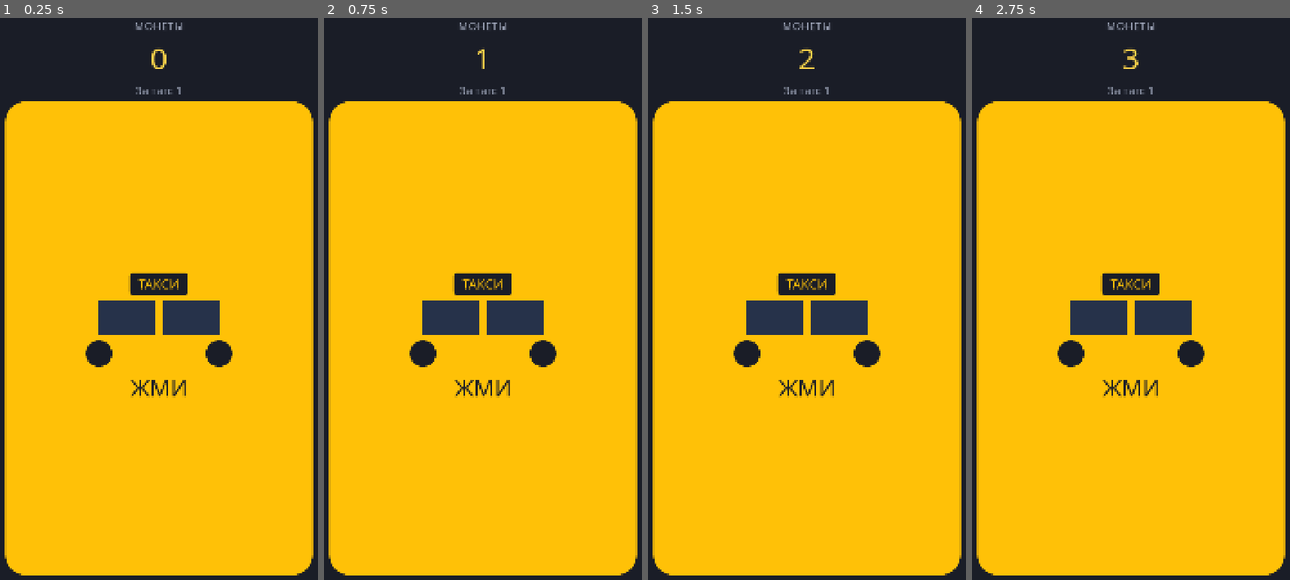
Above: before the commit, frames 1-4 (left to right).
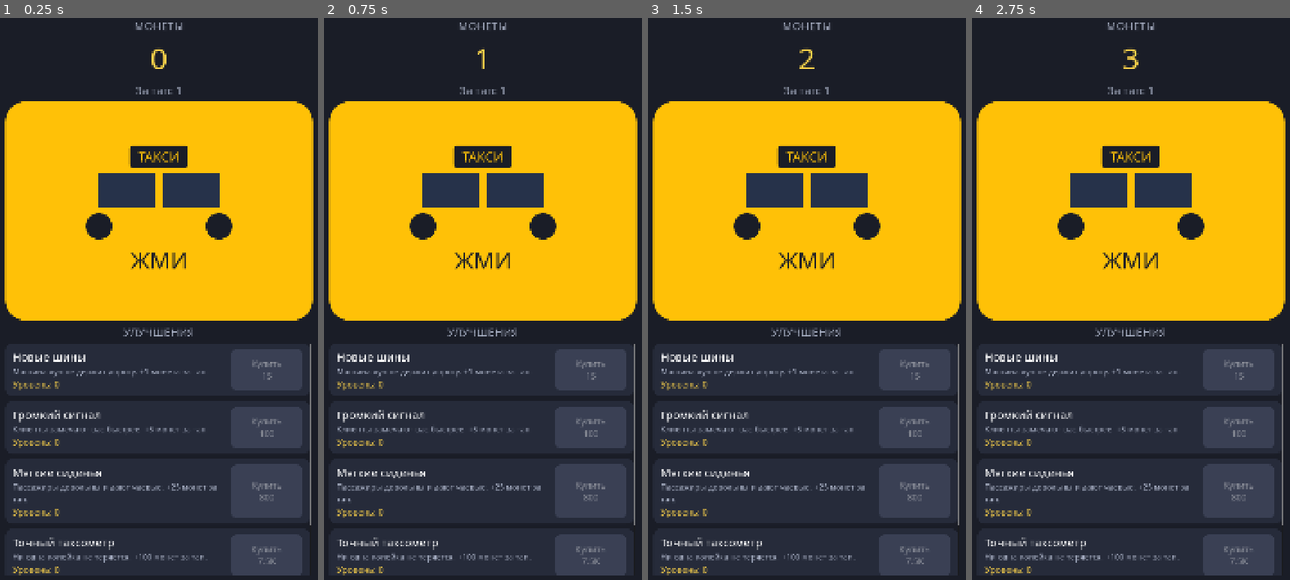
Above: after the commit, the same moments.

Repository: bogdan22807/play1
Game: Godot game, scene res://scenes/main.tscn
Two runs of this game, one before a commit and one after it. Both use one fixed random seed, a clock stepped at 60 frames per second and the inputs below.
Inputs (mouse positions are in pixels of both pictures, inside the frame that each line leads up to; where the layout moved, square brackets give the same spot in the first picture):
- Up to frame 1 (0.25 s): no input
- Up to frame 2 (0.75 s): click (483, 209) [483, 338] at 0.5 s
- Up to frame 3 (1.5 s): click (807, 209) [807, 338] at 1.25 s
- Up to frame 4 (2.75 s): click (1131, 209) [1131, 338] at 2 s

The runs differ from the first frame. In frame 1, 49% of the frame differs, in the area x 1-99%, y 22-100%; in frame 2, 49%; in frame 3, 49%; in frame 4, 49%.

Commit message:
Прокачка тапа: улучшения из JSON с растущей ценой.
Кнопка покупки показывает цену и не нажимается, если монет не хватает. Каждый уровень дороже предыдущего в 1.15 раза.

Co-authored-by: bogdan22807 <bogdan22807@users.noreply.github.com>

Diff:
--- a/autoload/game_state.gd
+++ b/autoload/game_state.gd
@@ -6,17 +6,26 @@
 signal coins_changed(coins: float)
 ## Сколько монет даёт один тап.
 signal tap_power_changed(power: float)
+## Купили улучшение или изменился его уровень.
+signal upgrades_changed
 
 ## Сколько монет даёт тап без улучшений.
 const BASE_TAP_POWER: float = 1.0
+const UPGRADES_PATH := "res://data/upgrades.json"
 
 ## Текущие монеты игрока.
 var coins: float = 0.0
 
+var _upgrade_defs: Array = []
+## id улучшения -> сколько раз его купили.
+var _upgrade_levels: Dictionary = {}
+
 
 func _ready() -> void:
+	_upgrade_defs = _read_json_array(UPGRADES_PATH)
 	coins_changed.emit(coins)
 	tap_power_changed.emit(get_tap_power())
+	upgrades_changed.emit()
 
 
 ## Игрок нажал на такси. Возвращает, сколько монет добавилось.
@@ -27,9 +36,88 @@
 	return gained
 
 
-## Сила одного тапа. Пока это просто базовая единица, улучшения появятся позже.
+## Сила одного тапа: база плюс бонус каждого купленного уровня.
 func get_tap_power() -> float:
-	return BASE_TAP_POWER
+	var power: float = BASE_TAP_POWER
+	for raw: Variant in _upgrade_defs:
+		if typeof(raw) != TYPE_DICTIONARY:
+			continue
+		var info: Dictionary = raw
+		var upgrade_id: String = str(info.get("id", ""))
+		var bonus: float = float(info.get("tap_bonus", 0))
+		power += bonus * float(get_upgrade_level(upgrade_id))
+	return power
+
+
+## Список улучшений из data/upgrades.json. Экран только читает его.
+func get_upgrades() -> Array:
+	return _upgrade_defs
+
+
+func get_upgrade_level(upgrade_id: String) -> int:
+	return int(_upgrade_levels.get(upgrade_id, 0))
+
+
+## Цена следующего уровня. Каждый уровень дороже предыдущего примерно в 1.15 раза.
+func get_upgrade_cost(upgrade_id: String) -> float:
+	var info: Dictionary = _find_def(_upgrade_defs, upgrade_id)
+	if info.is_empty():
+		return 0.0
+	var base_cost: float = float(info.get("base_cost", 1))
+	var growth: float = float(info.get("cost_growth", 1.15))
+	return _scaled_cost(base_cost, growth, get_upgrade_level(upgrade_id))
+
+
+func can_buy_upgrade(upgrade_id: String) -> bool:
+	var cost: float = get_upgrade_cost(upgrade_id)
+	return cost > 0.0 and coins + 0.001 >= cost
+
+
+## Списывает монеты и поднимает уровень. Возвращает false, если монет не хватает.
+func buy_upgrade(upgrade_id: String) -> bool:
+	if not can_buy_upgrade(upgrade_id):
+		return false
+	coins -= get_upgrade_cost(upgrade_id)
+	if coins < 0.0:
+		coins = 0.0
+	_upgrade_levels[upgrade_id] = get_upgrade_level(upgrade_id) + 1
+	coins_changed.emit(coins)
+	tap_power_changed.emit(get_tap_power())
+	upgrades_changed.emit()
+	return true
+
+
+func _scaled_cost(base_cost: float, growth: float, owned: int) -> float:
+	var factor: float = growth
+	if factor <= 0.0:
+		factor = 1.15
+	var price: float = floorf(base_cost * pow(factor, float(owned)))
+	if price < 1.0:
+		return 1.0
+	return price
+
+
+func _find_def(defs: Array, entry_id: String) -> Dictionary:
+	for raw: Variant in defs:
+		if typeof(raw) != TYPE_DICTIONARY:
+			continue
+		var info: Dictionary = raw
+		if str(info.get("id", "")) == entry_id:
+			return info
+	return {}
+
+
+func _read_json_array(path: String) -> Array:
+	var file := FileAccess.open(path, FileAccess.READ)
+	if file == null:
+		push_error("Не удалось открыть %s" % path)
+		return []
+	var parsed: Variant = JSON.parse_string(file.get_as_text())
+	file.close()
+	if typeof(parsed) != TYPE_ARRAY:
+		push_error("В файле %s ожидался список" % path)
+		return []
+	return parsed
 
 
 ## Короткий вид числа: 999, 1.5K, 2.3M, 4.1B.
--- /dev/null
+++ b/data/upgrades.json
@@ -0,0 +1,42 @@
+[
+  {
+    "id": "tires",
+    "name": "Новые шины",
+    "description": "Машина лучше держит дорогу. +1 монета за тап.",
+    "base_cost": 15,
+    "cost_growth": 1.15,
+    "tap_bonus": 1
+  },
+  {
+    "id": "horn",
+    "name": "Громкий сигнал",
+    "description": "Клиенты замечают вас быстрее. +5 монет за тап.",
+    "base_cost": 100,
+    "cost_growth": 1.15,
+    "tap_bonus": 5
+  },
+  {
+    "id": "seats",
+    "name": "Мягкие сиденья",
+    "description": "Пассажиры довольны и дают чаевые. +25 монет за тап.",
+    "base_cost": 800,
+    "cost_growth": 1.15,
+    "tap_bonus": 25
+  },
+  {
+    "id": "meter",
+    "name": "Точный таксометр",
+    "description": "Ни одна копейка не теряется. +100 монет за тап.",
+    "base_cost": 7500,
+    "cost_growth": 1.15,
+    "tap_bonus": 100
+  },
+  {
+    "id": "wrap",
+    "name": "Яркая оклейка",
+    "description": "Ваше такси видно за квартал. +500 монет за тап.",
+    "base_cost": 80000,
+    "cost_growth": 1.15,
+    "tap_bonus": 500
+  }
+]
--- a/scripts/main.gd
+++ b/scripts/main.gd
@@ -9,10 +9,18 @@
 const COLOR_GOLD := Color("ffd54a")
 const COLOR_MUTED := Color("a8b0c4")
 const COLOR_WINDOW := Color("26324a")
+const COLOR_PANEL := Color("262b3a")
+const COLOR_BUY := Color("3d7eff")
+const COLOR_BUY_HOVER := Color("548dff")
+const COLOR_BUY_PRESSED := Color("2c63d6")
+const COLOR_DISABLED := Color("3a4054")
 
 var _coins_label: Label
 var _tap_label: Label
 var _taxi_button: Button
+var _upgrade_list: VBoxContainer
+## id улучшения -> подписи и кнопка этой строки.
+var _upgrade_rows: Dictionary = {}
 
 
 func _ready() -> void:
@@ -20,9 +28,11 @@
 	_build_ui()
 	GameState.coins_changed.connect(_on_coins_changed)
 	GameState.tap_power_changed.connect(_on_tap_power_changed)
+	GameState.upgrades_changed.connect(_on_upgrades_changed)
 	# Сигнал из автозагрузки мог прийти раньше, чем экран подписался. Берём числа ещё раз.
 	_on_coins_changed(GameState.coins)
 	_on_tap_power_changed(GameState.get_tap_power())
+	_refresh_upgrades()
 
 
 func _apply_theme() -> void:
@@ -86,13 +96,31 @@
 
 	_taxi_button = Button.new()
 	_taxi_button.action_mode = BaseButton.ACTION_MODE_BUTTON_PRESS
-	_taxi_button.size_flags_vertical = Control.SIZE_EXPAND_FILL
-	_taxi_button.custom_minimum_size = Vector2(0, 900)
+	_taxi_button.custom_minimum_size = Vector2(0, 700)
 	_taxi_button.focus_mode = Control.FOCUS_NONE
 	_style_taxi_button(_taxi_button)
 	_taxi_button.pressed.connect(_on_taxi_pressed)
 	column.add_child(_taxi_button)
 	_build_taxi_face(_taxi_button)
+
+	var upgrades_title := Label.new()
+	upgrades_title.text = "УЛУЧШЕНИЯ"
+	upgrades_title.horizontal_alignment = HORIZONTAL_ALIGNMENT_CENTER
+	upgrades_title.add_theme_font_size_override("font_size", 36)
+	upgrades_title.add_theme_color_override("font_color", COLOR_MUTED)
+	column.add_child(upgrades_title)
+
+	var scroll := ScrollContainer.new()
+	scroll.size_flags_horizontal = Control.SIZE_EXPAND_FILL
+	scroll.size_flags_vertical = Control.SIZE_EXPAND_FILL
+	scroll.horizontal_scroll_mode = ScrollContainer.SCROLL_MODE_DISABLED
+	column.add_child(scroll)
+
+	_upgrade_list = VBoxContainer.new()
+	_upgrade_list.size_flags_horizontal = Control.SIZE_EXPAND_FILL
+	_upgrade_list.add_theme_constant_override("separation", 16)
+	scroll.add_child(_upgrade_list)
+	_build_upgrade_rows()
 
 
 func _style_taxi_button(button: Button) -> void:
@@ -189,13 +217,122 @@
 	return wheel
 
 
+func _build_upgrade_rows() -> void:
+	for raw: Variant in GameState.get_upgrades():
+		if typeof(raw) != TYPE_DICTIONARY:
+			continue
+		var info: Dictionary = raw
+		var upgrade_id: String = str(info.get("id", ""))
+		if upgrade_id == "":
+			continue
+		_upgrade_list.add_child(_make_upgrade_row(upgrade_id, info))
+
+
+func _make_upgrade_row(upgrade_id: String, info: Dictionary) -> PanelContainer:
+	var panel := PanelContainer.new()
+	panel.size_flags_horizontal = Control.SIZE_EXPAND_FILL
+	panel.add_theme_stylebox_override("panel", _panel_style())
+
+	var row := HBoxContainer.new()
+	row.add_theme_constant_override("separation", 16)
+	row.alignment = BoxContainer.ALIGNMENT_CENTER
+	panel.add_child(row)
+
+	var text_box := VBoxContainer.new()
+	text_box.size_flags_horizontal = Control.SIZE_EXPAND_FILL
+	text_box.add_theme_constant_override("separation", 4)
+	row.add_child(text_box)
+
+	var title := Label.new()
+	title.text = str(info.get("name", upgrade_id))
+	title.add_theme_font_size_override("font_size", 36)
+	text_box.add_child(title)
+
+	var description := Label.new()
+	description.text = str(info.get("description", ""))
+	description.autowrap_mode = TextServer.AUTOWRAP_WORD_SMART
+	description.add_theme_font_size_override("font_size", 26)
+	description.add_theme_color_override("font_color", COLOR_MUTED)
+	text_box.add_child(description)
+
+	var level_label := Label.new()
+	level_label.add_theme_font_size_override("font_size", 28)
+	level_label.add_theme_color_override("font_color", COLOR_GOLD)
+	text_box.add_child(level_label)
+
+	var buy_button := Button.new()
+	buy_button.custom_minimum_size = Vector2(230, 130)
+	buy_button.focus_mode = Control.FOCUS_NONE
+	_style_buy_button(buy_button)
+	buy_button.pressed.connect(_on_buy_upgrade.bind(upgrade_id))
+	row.add_child(buy_button)
+
+	_upgrade_rows[upgrade_id] = {
+		"level": level_label,
+		"button": buy_button,
+	}
+	return panel
+
+
+func _panel_style() -> StyleBoxFlat:
+	var style := StyleBoxFlat.new()
+	style.bg_color = COLOR_PANEL
+	style.set_corner_radius_all(24)
+	style.content_margin_left = 24
+	style.content_margin_right = 24
+	style.content_margin_top = 18
+	style.content_margin_bottom = 18
+	return style
+
+
+func _style_buy_button(button: Button) -> void:
+	button.add_theme_stylebox_override("normal", _button_style(COLOR_BUY))
+	button.add_theme_stylebox_override("hover", _button_style(COLOR_BUY_HOVER))
+	button.add_theme_stylebox_override("pressed", _button_style(COLOR_BUY_PRESSED))
+	button.add_theme_stylebox_override("disabled", _button_style(COLOR_DISABLED))
+	button.add_theme_stylebox_override("focus", _button_style(COLOR_BUY))
+	button.add_theme_font_size_override("font_size", 28)
+
+
+func _button_style(color: Color) -> StyleBoxFlat:
+	var style := StyleBoxFlat.new()
+	style.bg_color = color
+	style.set_corner_radius_all(20)
+	style.content_margin_left = 12
+	style.content_margin_right = 12
+	style.content_margin_top = 10
+	style.content_margin_bottom = 10
+	return style
+
+
 func _on_taxi_pressed() -> void:
 	GameState.tap()
 
 
+func _on_buy_upgrade(upgrade_id: String) -> void:
+	GameState.buy_upgrade(upgrade_id)
+
+
 func _on_coins_changed(value: float) -> void:
 	_coins_label.text = GameState.format_number(value)
+	_refresh_upgrades()
 
 
 func _on_tap_power_changed(value: float) -> void:
 	_tap_label.text = "За тап: %s" % GameState.format_number(value)
+
+
+func _on_upgrades_changed() -> void:
+	_refresh_upgrades()
+
+
+func _refresh_upgrades() -> void:
+	for upgrade_id: Variant in _upgrade_rows.keys():
+		var row: Dictionary = _upgrade_rows[upgrade_id]
+		var level_label: Label = row["level"]
+		var buy_button: Button = row["button"]
+		var id := str(upgrade_id)
+		level_label.text = "Уровень: %d" % GameState.get_upgrade_level(id)
+		var cost: float = GameState.get_upgrade_cost(id)
+		buy_button.text = "Купить\n%s" % GameState.format_number(cost)
+		buy_button.disabled = not GameState.can_buy_upgrade(id)
